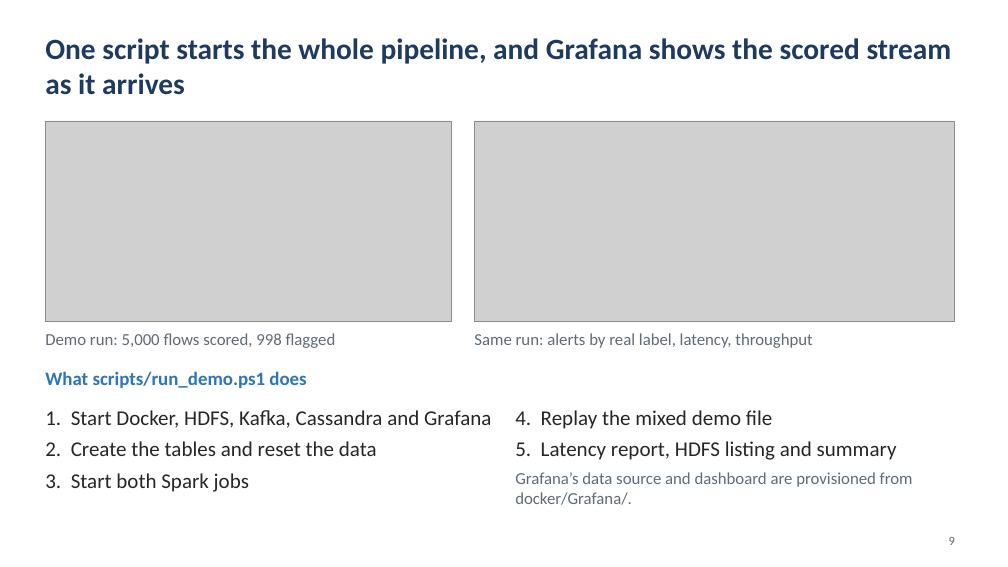
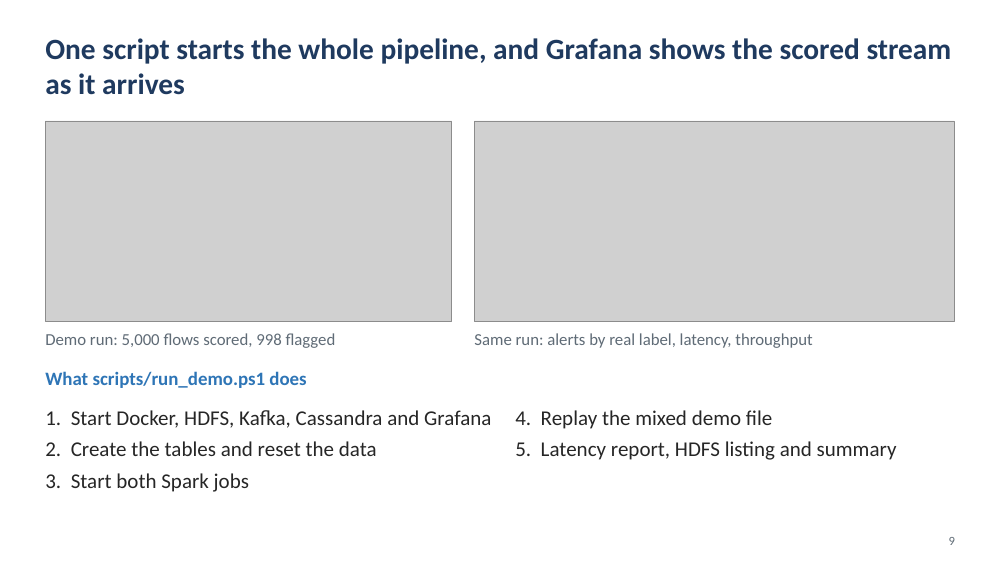
Before and after one commit to mohammedaminechaieb/FlowGuard, a slide deck: slide 9 of docs/FlowGuard.pptx. Drawn at 1008x567 pixels with LibreOffice and Linux fonts; fonts in the diff are those of the drawing; grey boxes stand for pictures. Boxes give left, top, right and bottom in pixels: in the first picture for what was removed or moved away, otherwise in the second. Text is boxed around its words. In the diff, an @@ line names an element or a change of style, - is before the commit and + after.

```diff
--- a/docs/FlowGuard.pptx
+++ b/docs/FlowGuard.pptx
@@ text at bbox=[515, 472, 913, 505]: paragraph removed @@
-Grafana’s data source and dashboard are provisioned from docker/Grafana/.
```
Also in this commit, not shown: 6 other slides changed, 1 other file.
